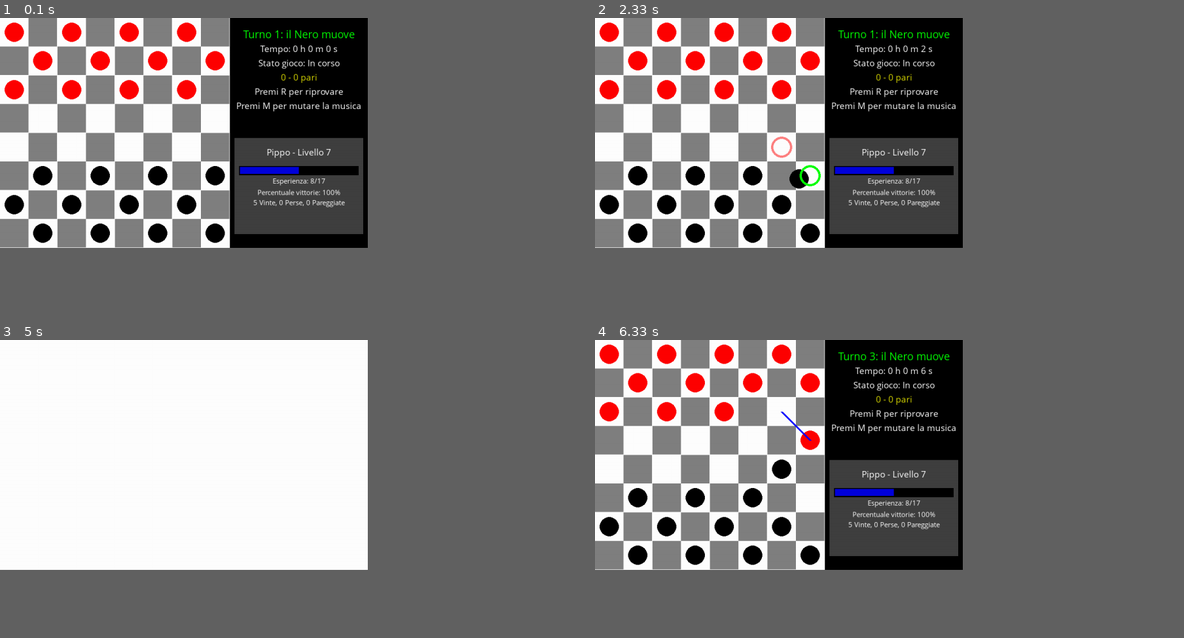
Above: before the commit, frames 1-4 (two rows, left to right).
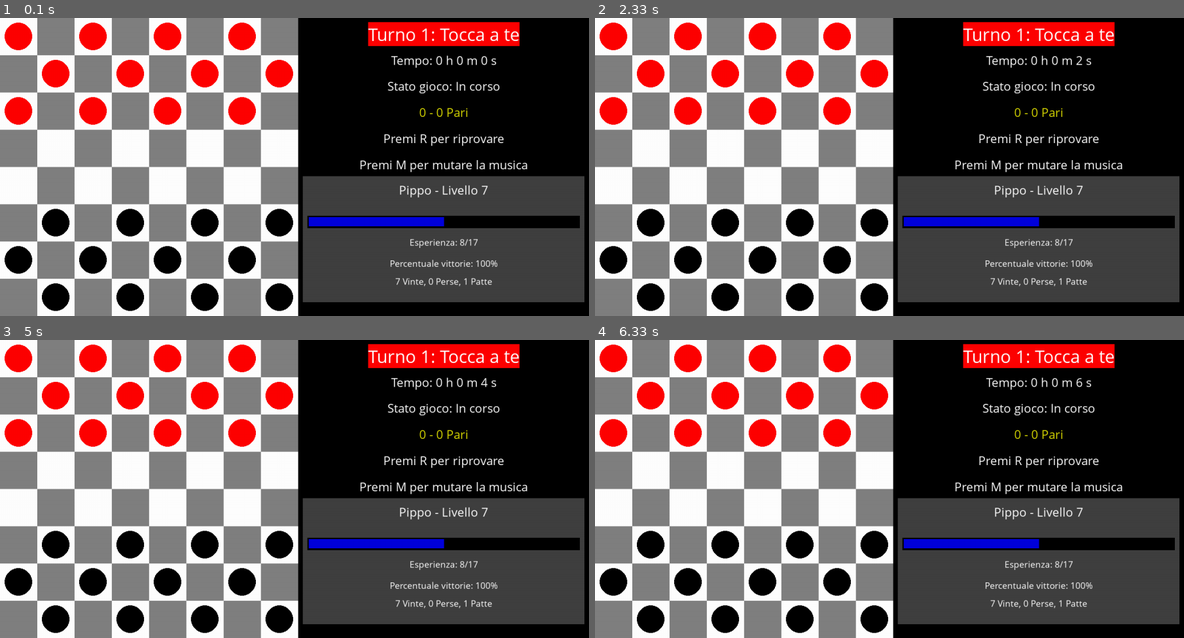
Above: after the commit, the same moments.

Repository: AlessandroBonomo28/pygame-tests
Game: pygame game, started from test1/game.py
The game is run twice, just before and just after one commit, with the same random seed, the same clock (stepped at 60 frames per second) and the same inputs.
Inputs (mouse positions are in pixels of both pictures, inside the frame that each line leads up to):
- Up to frame 1 (0.1 s): no input
- Up to frame 2 (2.33 s): click (777, 131) at 0.38 s; click (801, 178) at 2.28 s
- Up to frame 3 (5 s): press the mouse at (206, 500) at 4.6 s; move the mouse to (200, 489) at 4.7 s; release the mouse at (200, 477) at 4.83 s
- Up to frame 4 (6.33 s): no input
In our replay, the window is 562x351 before the commit and 900x455 after it. These sizes can differ from the game's own. Grey fills any space a smaller window leaves; there, only what the larger window draws over its background counts as a difference.

The runs differ from the first frame. In frame 1, 59% of the frame differs, in the area x 0-100%, y 0-100%; in frame 2, 59%; in frame 3, 63%; in frame 4, 59%.

Commit message:
affordance migliorata

Diff:
--- a/test1/build.py
+++ b/test1/build.py
@@ -1,5 +1,14 @@
 import os
 # runs the following command with os, produces the executable in dist folder
-#pyinstaller game.py --add-data "loop.mp3;game_settings.json;."
 
-os.system("pyinstaller game.py --add-data \"loop.mp3;game_settings.json;.\"")
+
+os.system("pyinstaller game.py")
+
+# copy game_settings.json to dist folder
+os.system("copy game_settings.json dist")
+
+# copy loop.mp3 to dist folder
+os.system("copy loop.mp3 dist")
+
+# copy sound directory with all files to dist folder
+os.system("xcopy sound dist\sound /E /I /Y")
--- a/test1/data/player.json
+++ b/test1/data/player.json
@@ -1 +1 @@
-{"ID": "d1777a66-8de1-49c7-bfe4-803f7183def0", "name": "Pippo", "experience": 8.593156413537885, "draws": 0, "total_experience": 79, "level": 7, "losses": 0, "wins": 5}
+{"ID": "d1777a66-8de1-49c7-bfe4-803f7183def0", "name": "Pippo", "experience": 8.593156413537885, "draws": 1, "total_experience": 79, "level": 7, "losses": 0, "wins": 7}
--- a/test1/game.py
+++ b/test1/game.py
@@ -2,13 +2,18 @@
 
 from model.dama import *
 from model.player import *
-width = 800
-height = 500
+
+pygame.init()
+#width = 800
+#height = 500
+
+width = pygame.display.Info().current_w
+height = pygame.display.Info().current_h - pygame.display.Info().current_h//10
 
 cell_width = height/8
 start_x_board = 0
 start_y_board = 0
-text_spacing = cell_width//2
+text_spacing = cell_width*0.7
 
 bgColor = (255,255,255)
 evenCellColor = (128,128,128)#(205,133,63)
@@ -33,6 +38,17 @@
 
 def mousePositionToCell(position):
 	return (position[0]//cell_width, position[1]//cell_width)
+
+def updateGamePostMove():
+	if board.status != GameStatus.IN_PROGRESS:
+		if board.status == GameStatus.BLACK_WINS:
+			player.add_win()
+			pygame.mixer.Sound.play(win_sound)
+		elif board.status == GameStatus.DRAW:
+			player.add_draw()
+			pygame.mixer.Sound.play(draw_sound)
+		if not BLACK_AI_enabled:
+			assign_exp = True
 
 def drawSelectedPieceOverMouse():
 	global selectedPiece
@@ -69,12 +85,18 @@
 textColor = (255,255,255)
 def drawTextGameStatus():
 	text_x, text_y = 8*cell_width + (width -8*cell_width)//2, 35
-	textTurnColor = (255,0,0) if board.whoMoves() == PieceColor.RED else (0,255,0)
-	textTurn = f"Turno {board.turn_count+1}: il {board.whoMoves()} muove"
+	textTurnColor = (0,0,0) if board.whoMoves() == PieceColor.RED else (255,255,255)
+	textTurnBgColor = (255,255,255) if board.whoMoves() == PieceColor.RED else (255,0,0)
+	if board.whoMoves() == PieceColor.BLACK and not BLACK_AI_enabled:
+		textTurn = f"Turno {board.turn_count+1}: Tocca a te"
+	else:
+		textTurn = f"Turno {board.turn_count+1}: il {board.whoMoves()} muove"
+
 	if board.status != GameStatus.IN_PROGRESS:
-		textTurn = "Fine !"
+		textTurn = "FINE PARTITA ! "
 		textTurnColor = (255,255,255)
-	text = fontTurn.render(textTurn, True, textTurnColor, (0,0,0))
+		textTurnBgColor = (255,0,0)
+	text = fontTurn.render(textTurn, True, textTurnColor, textTurnBgColor)
 	textRect = text.get_rect()
 	textRect.center = (text_x, text_y)
 	canvas.blit(text, textRect)
@@ -90,13 +112,12 @@
 	textRect.center = (text_x, text_y + text_spacing)
 	canvas.blit(text, textRect)
 
-	if board.status == GameStatus.IN_PROGRESS:
-		status_text_color = (255,255,255)
-	elif board.status == GameStatus.DRAW:
-		status_text_color = (255,255,0)
-	else:
-		status_text_color = (255,0,0) if board.status == GameStatus.RED_WINS else (0,255,0)
-	text = normalText.render(f"Stato gioco: {board.status}", True, status_text_color, (0,0,0))
+	status_text_color = (255,255,255)
+	bg_status_color = (0,0,0)
+	if board.status != GameStatus.IN_PROGRESS:
+		bg_status_color = (255,0,0)
+		#status_text_color = (255,0,0) if board.status == GameStatus.RED_WINS else (0,255,0)
+	text = normalText.render(f"Stato gioco: {board.status}", True, status_text_color,bg_status_color)
 	textRect = text.get_rect()
 	textRect.center = (text_x, text_y + text_spacing*2)
 	canvas.blit(text, textRect)
@@ -111,14 +132,14 @@
 	elif board.red_score < board.black_score:
 		score_txt += " per il Nero"
 	else:
-		score_txt += " pari"
+		score_txt += " Pari"
 	text = normalText.render(score_txt, True, score_txt_color, (0,0,0))
 	textRect = text.get_rect()
 	textRect.center = (text_x, text_y + text_spacing*3)
 	canvas.blit(text, textRect)
 
-	reset_color = (255,255,255) if board.status == GameStatus.IN_PROGRESS else (0,255,0)
-	text = normalText.render(f"Premi R per riprovare", True, reset_color, (0,0,0))
+	reset_color = (0,0,0) if board.status == GameStatus.IN_PROGRESS else (255,0,0)
+	text = normalText.render(f"Premi R per riprovare", True, (255,255,255), reset_color)
 	textRect = text.get_rect()
 	textRect.center = (text_x, text_y + text_spacing*4)
 	canvas.blit(text, textRect)
@@ -148,8 +169,9 @@
 	drawExpBar(8*cell_width + 20, text_y + text_spacing)
 	txt_exp = f"Esperienza: {int(player.experience)}/{int(player.exp_limit_current_level())}"
 	txt_exp_color = (255,255,255)
-	if board.status == GameStatus.BLACK_WINS:
-		txt_exp += f"  +{board.black_score*board.get_multiplier()} guadagnati!"
+	score_exp = board.black_score*board.get_multiplier()
+	if board.status != GameStatus.IN_PROGRESS and score_exp>0:
+		txt_exp += f"  +{score_exp} guadagnati!"
 		txt_exp_color = (0,255,0)
 	text = playerText.render(txt_exp, True, txt_exp_color,bgColorRect)
 	textRect = text.get_rect()
@@ -161,7 +183,7 @@
 	textRect.center = (text_x, text_y+ text_spacing*2.8)
 	canvas.blit(text, textRect)
 
-	text = playerText.render(f"{player.wins} Vinte, {player.losses} Perse, {player.draws} Pareggiate", True, colorPlayerTxt,bgColorRect)
+	text = playerText.render(f"{player.wins} Vinte, {player.losses} Perse, {player.draws} Patte", True, colorPlayerTxt,bgColorRect)
 	textRect = text.get_rect()
 	textRect.center = (text_x, text_y+ text_spacing*3.5)
 	canvas.blit(text, textRect)
@@ -180,7 +202,7 @@
 				return move
 	return None
 
-pygame.init()
+
 
 audio_enabled = True
 pygame.mixer.init()
@@ -195,9 +217,9 @@
 pygame.mixer.music.load('loop.mp3')
 pygame.mixer.music.play(-1)
 
-fontTurn = pygame.font.SysFont('Comic Sans MS', 25)
-normalText = pygame.font.SysFont('Comic Sans MS', 20)
-playerText = pygame.font.SysFont('Comic Sans MS', 16)
+fontTurn = pygame.font.SysFont('Comic Sans MS', int(cell_width*0.5))
+normalText = pygame.font.SysFont('Comic Sans MS', int(cell_width*0.35))
+playerText = pygame.font.SysFont('Comic Sans MS', int(cell_width*0.25))
 # CREATING CANVAS
 # resizable window
 
@@ -234,7 +256,7 @@
 
 board = Board(red_pieces,black_pieces)
 """
-# draw configuration
+# patta configuration
 board = Board([
 	       	  Piece((5,5),PieceColor.RED,False),
 			  Piece((6,6),PieceColor.RED,False),],
@@ -258,13 +280,7 @@
 			selectedPiece = None
 			suggestedMoves = None
 			pygame.time.delay(AI_delay_ms)
-			if board.status != GameStatus.IN_PROGRESS:
-					if board.status == GameStatus.RED_WINS:
-						player.add_loss()
-						pygame.mixer.Sound.play(lose_sound)
-					elif board.status == GameStatus.DRAW:
-						player.add_draw()
-						pygame.mixer.Sound.play(draw_sound)
+			updateGamePostMove()
 			if move:
 				if not was_dama and move.piece.is_dama:
 					pygame.mixer.Sound.play(enemy_dama_sound)
@@ -344,16 +360,9 @@
 				was_dama = move.piece.is_dama
 				board.makeMove(move)
 				pygame.mixer.Sound.play(move_sound)
-				if not was_dama and move.piece.is_dama:
+				if not was_dama and move.piece.is_dama: # play sound when becomes dama
 					pygame.mixer.Sound.play(dama_sound)
-				if board.status != GameStatus.IN_PROGRESS:
-					if board.status == GameStatus.BLACK_WINS:
-						player.add_win()
-						pygame.mixer.Sound.play(win_sound)
-					elif board.status == GameStatus.DRAW:
-						player.add_draw()
-						pygame.mixer.Sound.play(draw_sound)
-					assign_exp = True
+				updateGamePostMove()
 				selectedPiece = None
 				suggestedMoves = None
 			elif event.type == pygame.MOUSEBUTTONDOWN:
@@ -364,6 +373,9 @@
 					selectedPiece = None
 					suggestedMoves = None
 
+			if board.whoMoves() == PieceColor.RED:
+				selectedPiece = None
+				suggestedMoves = None
 	try:
 		last_move = board.moves[len(board.moves)-1]
 		if last_move.does_eat and last_move.piece.color == board.whoMoves():
--- a/test1/model/dama.py
+++ b/test1/model/dama.py
@@ -7,7 +7,7 @@
 class GameStatus:
     RED_WINS = "Rosso vince"
     BLACK_WINS = "Nero vince"
-    DRAW = "Pareggio"
+    DRAW = "Patta"
     IN_PROGRESS = "In corso"
 
 class Piece:
@@ -97,8 +97,10 @@
             msg += " - move eats "
         return msg
 
-    def madeBy(self):
+    def made_by(self):
         return self.piece.color
+
+
 class Board:
     __score_multiplier = 1
     status : GameStatus = GameStatus.IN_PROGRESS
